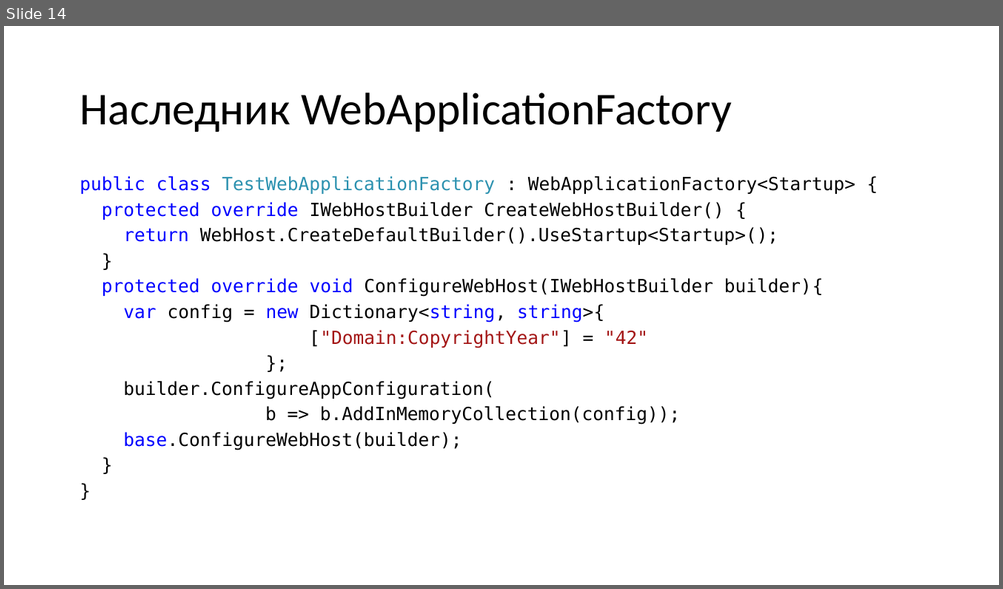
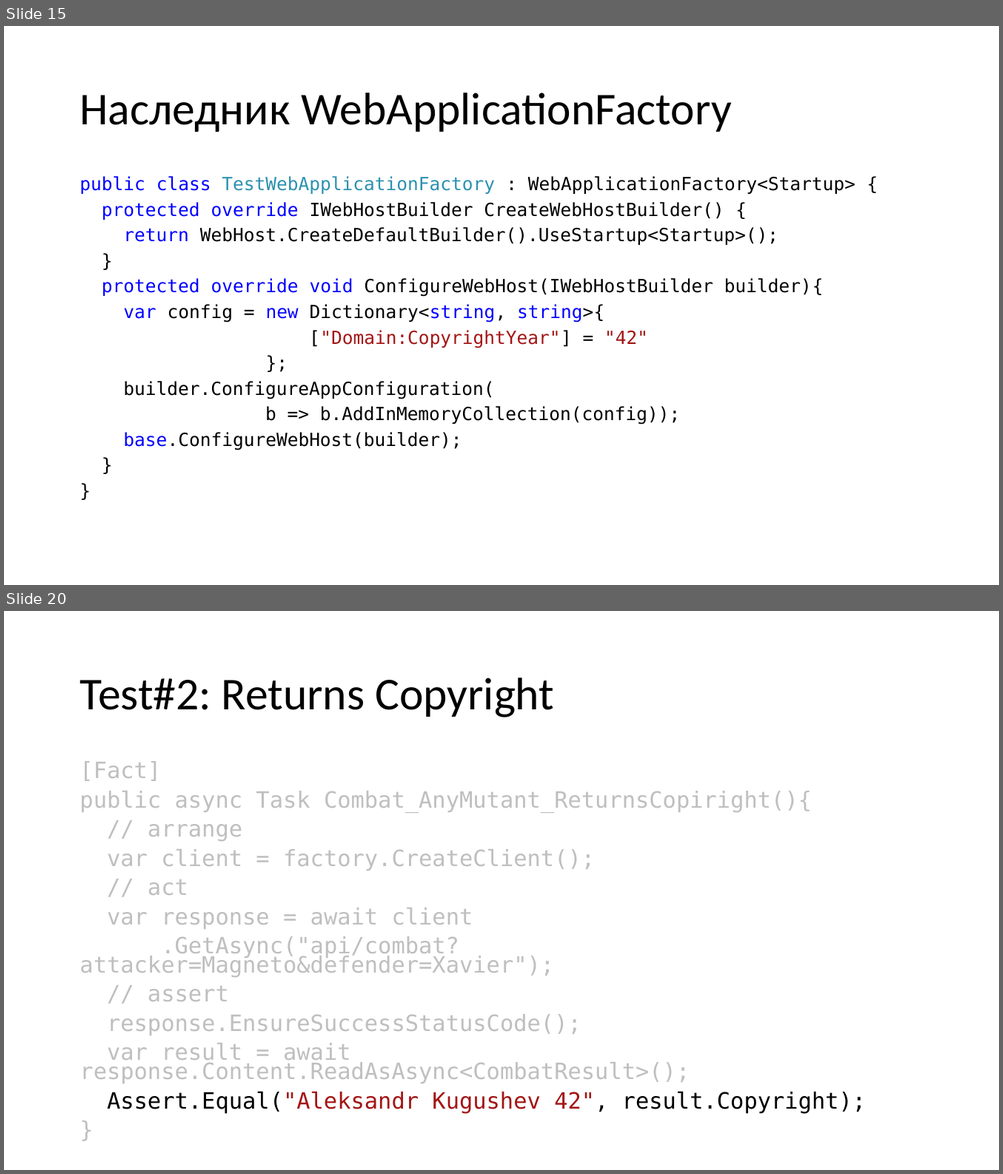
Before and after one commit to kugushev/presentations, a slide deck: 2019_Functional-Testing/Presentation.pptx. Shown one above the other, each under a label of ours: slide 14 before the commit, slides 15 and 20 after it; the slides between them are not shown. The pictures are 1003x589 and 1003x1174 pixels, drawn with LibreOffice and Linux fonts; fonts in the diff are those of the drawing. Boxes give left, top, right and bottom in pixels: in the first picture for what was removed or moved away, otherwise in the second. Text is boxed around its words. In the diff, an @@ line names an element or a change of style, - is before the commit and + after.

```diff
--- a/2019_Functional-Testing/Presentation.pptx
+++ b/2019_Functional-Testing/Presentation.pptx
@@ slide 20 added at (4,611,999,1170), background #FFFFFF @@
@@ title added at (79,678,554,718), 44 pt, text #000000 @@
+Test#2: Returns Copyright
@@ text added at (79,761,866,1113), 21.7 pt, text #BFBFBF @@
+[Fact]
+public async Task Combat_AnyMutant_ReturnsCopiright(){
+// arrange
+var client = factory.CreateClient();
+// act
+var response = await client
+.GetAsync("api/combat?attacker=Magneto&defender=Xavier");
+// assert
+response.EnsureSuccessStatusCode();
+var result = await response.Content.ReadAsAsync<CombatResult>();
+Assert.Equal("Aleksandr Kugushev 42", result.Copyright);
+}
@@ what was slide 14 is now slide 15 @@
```
Also in this commit, not shown: 1 slide changed, 58 other slides added, 12 other files.
